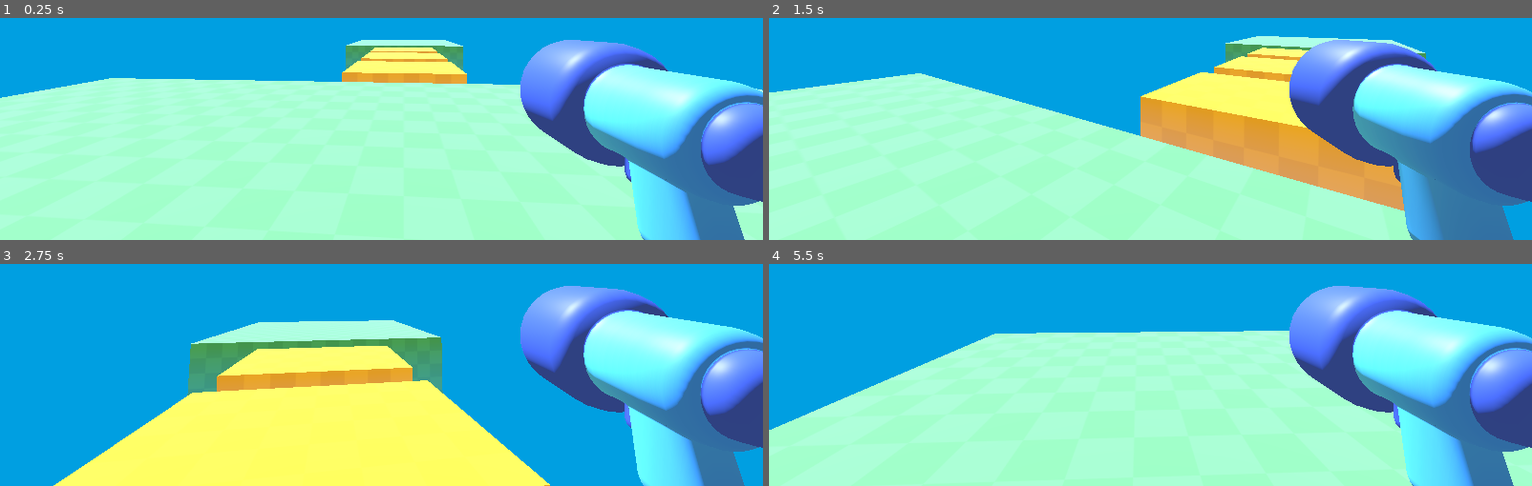
Above: before the commit, frames 1-4 (two rows, left to right).
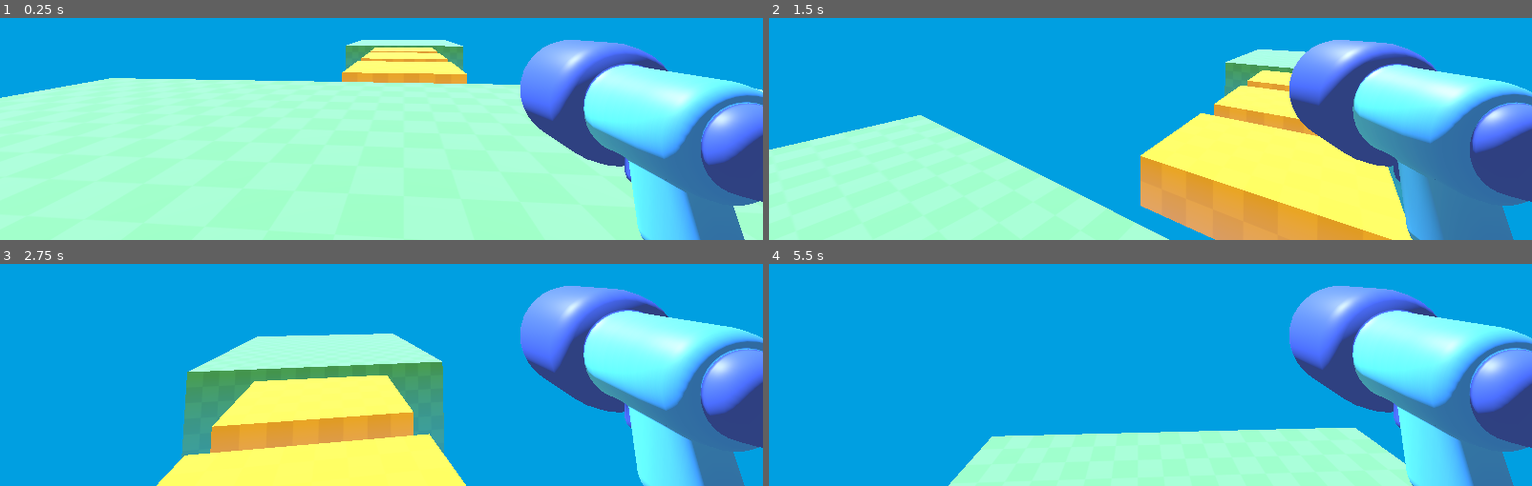
Above: after the commit, the same moments.

Repository: Jhonesp/shooter-godot
Game: Godot game, scene res://level/temporary_level.tscn
Two runs of this game, one before a commit and one after it. Both use one fixed random seed, a clock stepped at 60 frames per second and the inputs below.
Inputs (mouse positions are in pixels of both pictures, inside the frame that each line leads up to):
- Up to frame 1 (0.25 s): no input
- Up to frame 2 (1.5 s): tap Enter at 0.5 s; move the mouse to (1188, 24) at 0.52 s; hold W (move_forward) from 0.53 s (still down); tap Space (jump, bound only after the commit) at 0.6, 0.77, 1.07, 1.35 s; move the mouse to (1112, 26) at 1.27 s
- Up to frame 3 (2.75 s): keep holding W (move_forward); tap Space (jump, bound only after the commit) at 1.52, 1.82, 2.1 s; move the mouse to (396, 264) at 2.02 s
- Up to frame 4 (5.5 s): keep holding W (move_forward); move the mouse to (1142, 279) at 2.77 s; tap Space (jump, bound only after the commit) at 2.85, 3.02, 3.32, 3.6, 3.77, 4.07, 4.35, 4.52, 4.82, 5.1 s; move the mouse to (1203, 277) at 3.52 s; move the mouse to (1089, 266) at 4.27 s; move the mouse to (1158, 272) at 5.02 s

The runs differ from the first frame. In frame 1, less than 0.1% of the frame differs, in the area x 8-61%, y 21-31%; in frame 2, 34%, in the area x 0-87%, y 8-100%; in frame 3, 20%; in frame 4, 34%.

Commit message:
gravedad añadida

Diff:
--- a/player/player.gd
+++ b/player/player.gd
@@ -25,4 +25,8 @@
 	velocity.x = direction.x * SPEED
 	velocity.z = direction.z * SPEED
 
+	velocity.y -= 20.0 * delta
+	if Input.is_action_just_pressed("jump") and is_on_floor():
+		velocity.y = 10.0
+
 	move_and_slide()
--- a/project.godot
+++ b/project.godot
@@ -37,6 +37,11 @@
 "events": [Object(InputEventKey,"resource_local_to_scene":false,"resource_name":"","device":-1,"window_id":0,"alt_press …(192 unchanged characters)…
 ]
 }
+jump={
+"deadzone": 0.2,
+"events": [Object(InputEventKey,"resource_local_to_scene":false,"resource_name":"","device":-1,"window_id":0,"alt_pressed":false,"shift_pressed":false,"ctrl_pressed":false,"meta_pressed":false,"pressed":false,"keycode":0,"physical_keycode":32,"key_label":0,"unicode":32,"location":0,"echo":false,"script":null)
+]
+}
 
 [physics]
 
